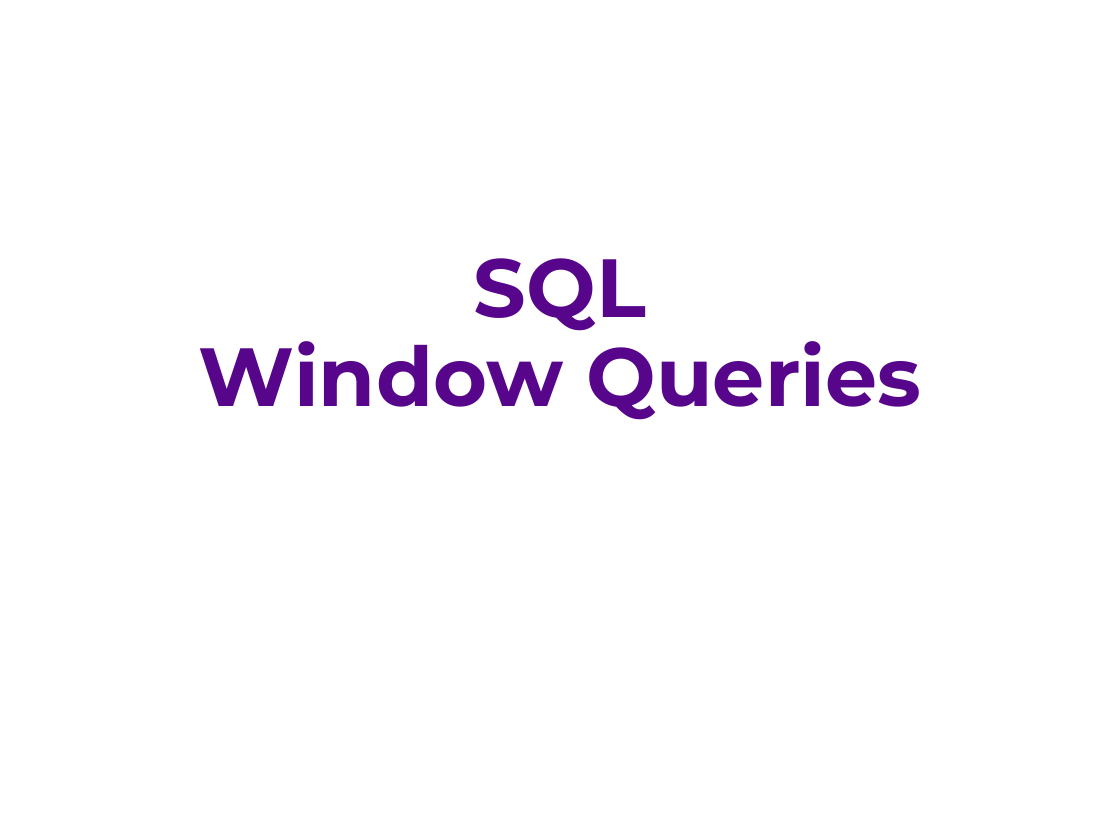
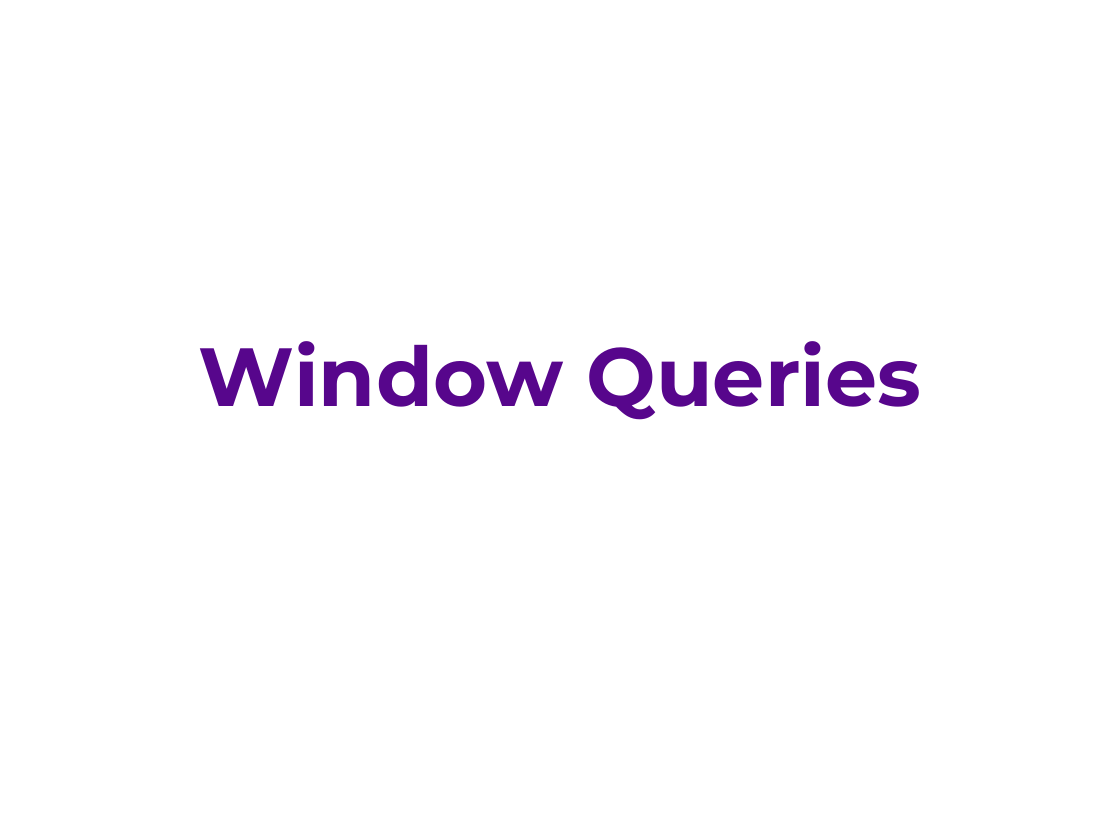
Before and after one commit to ipeirotis/introduction-to-databases, a slide deck: slide 1 of session7/G-Window_queries.pptx. Drawn at 1120x840 pixels with LibreOffice and Linux fonts; fonts in the diff are those of the drawing. Boxes give left, top, right and bottom in pixels: in the first picture for what was removed or moved away, otherwise in the second. Text is boxed around its words. In the diff, an @@ line names an element or a change of style, - is before the commit and + after.

```diff
--- a/session7/G-Window_queries.pptx
+++ b/session7/G-Window_queries.pptx
@@ title at [199, 341, 921, 420]: text changed @@
-SQL
-Window Queries
+Window Queries
```
Also in this commit, not shown: 2 other slides changed, 3 slides added.
